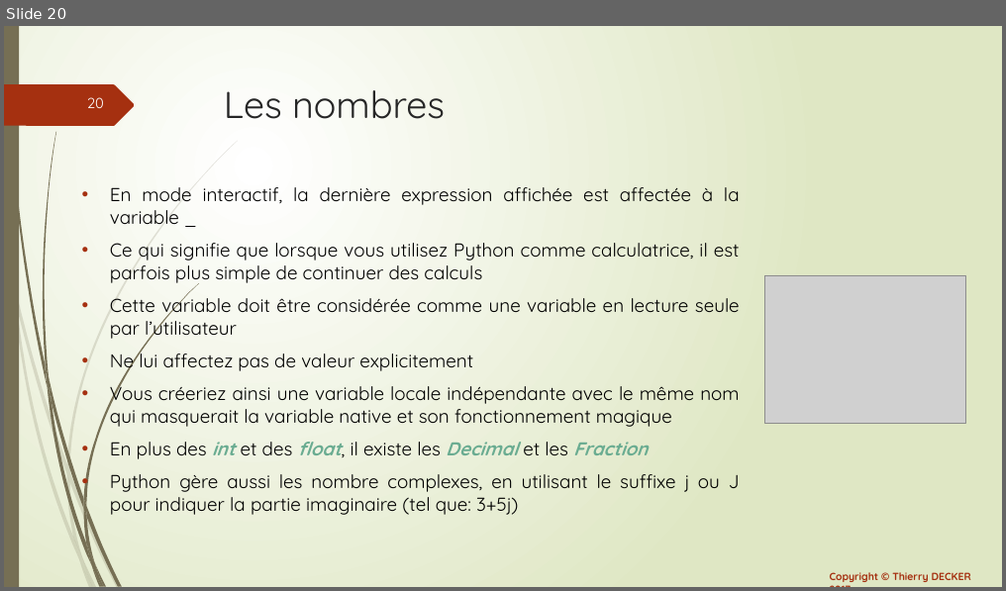
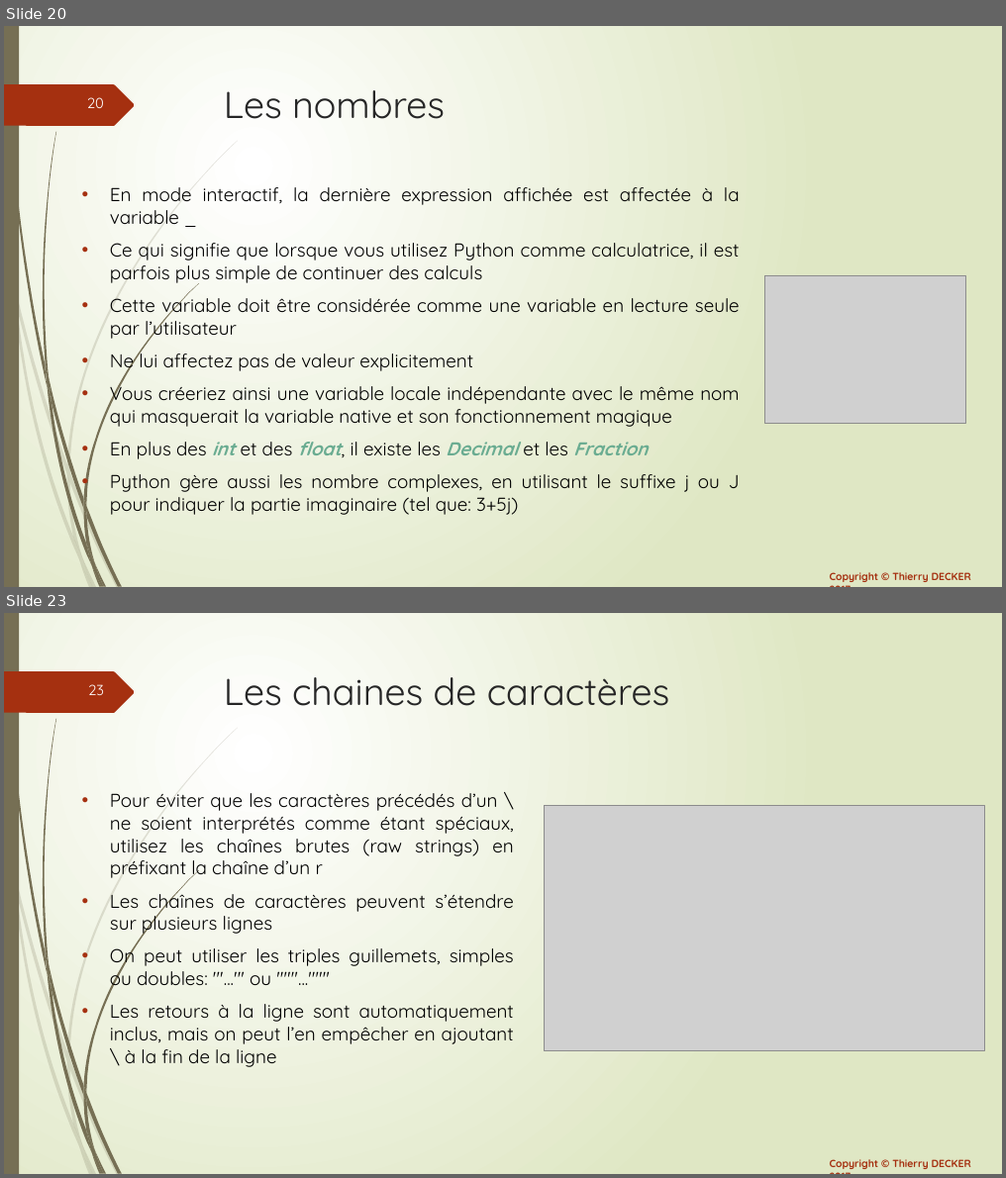
Before and after one commit to VikmanTheRacoon/learning-python, a slide deck: documentations/learning-python.pptx. Shown one above the other, each under a label of ours: slide 20 before the commit, slides 20 and 23 after it; the slides between them are not shown. The pictures are 1006x591 and 1006x1178 pixels, drawn with LibreOffice and Linux fonts; fonts in the diff are those of the drawing; grey boxes stand for pictures. Boxes give left, top, right and bottom in pixels: in the first picture for what was removed or moved away, otherwise in the second. Text is boxed around its words. In the diff, an @@ line names an element or a change of style, - is before the commit and + after.

```diff
--- a/documentations/learning-python.pptx
+++ b/documentations/learning-python.pptx
@@ slide 23 added at <box>4,613,1002,1174</box>, background gradient #FFFFFF to #DFE8C4; not listed: 26 template elements that a slide beside it also shows @@
@@ title added at <box>224,677,670,706</box>, 36 pt, text #262626 @@
+Les chaines de caractères
@@ text added at <box>110,793,514,1067</box>, 18 pt, text #000000 @@
+• Pour éviter que les caractères précédés d’un \ ne soient interprétés comme étant spéciaux, utilisez les chaînes brutes (raw strings) en préfixant la chaîne d’un r
+• Les chaînes de caractères peuvent s’étendre sur plusieurs lignes
+• On peut utiliser les triples guillemets, simples ou doubles: '''...''' ou """..."""
+• Les retours à la ligne sont automatiquement inclus, mais on peut l’en empêcher en ajoutant \ à la fin de la ligne
@@ picture added at <box>544,805,985,1051</box> @@
```
Also in this commit, not shown: 1 slide changed, 2 other slides added, 1 other file.
